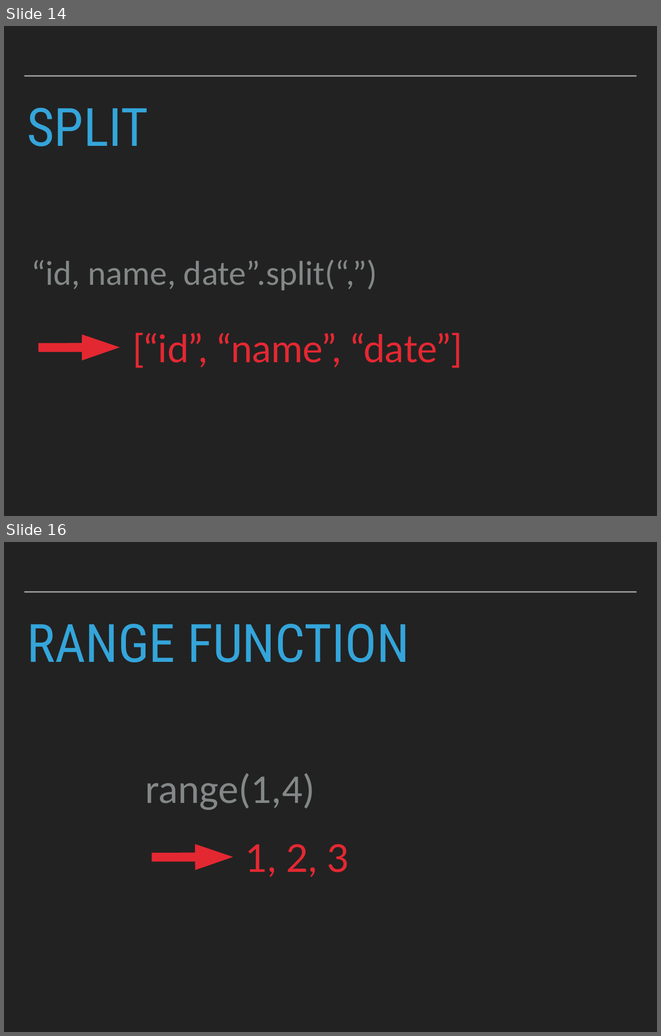
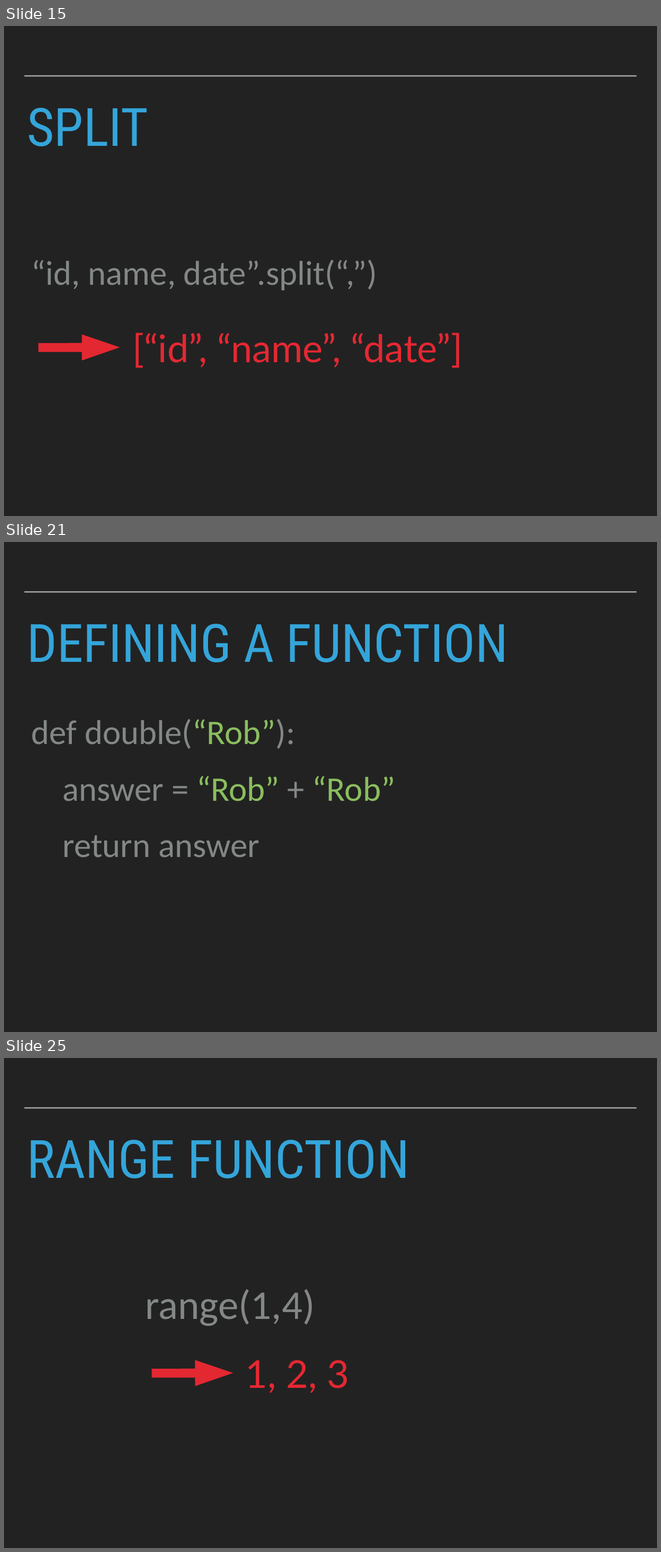
Before and after one commit to robcarrington/Week2_PythonForDataScience, a slide deck: Session3_Slides.pptx. Shown one above the other, each under a label of ours: slides 14 and 16 before the commit, slides 15, 21 and 25 after it; the slides between them are not shown. The pictures are 661x1036 and 661x1552 pixels, drawn with LibreOffice and Linux fonts; fonts in the diff are those of the drawing. Boxes give left, top, right and bottom in pixels: in the first picture for what was removed or moved away, otherwise in the second. Text is boxed around its words. In the diff, an @@ line names an element or a change of style, - is before the commit and + after.

```diff
--- a/Session3_Slides.pptx
+++ b/Session3_Slides.pptx
@@ slide 21 added at box(4, 542, 657, 1032), background #222222; not listed: 1 template element that a slide beside it also shows @@
@@ title added at box(27, 624, 508, 662), 82.8 pt, text #34A5DA @@
+DEFINING A FUNCTION
@@ text added at box(32, 719, 396, 857), 54 pt, text #838787 @@
+def double(“Rob”):
+answer = “Rob” + “Rob”
+return answer
@@ what was slide 14 is now slide 15 @@
@@ what was slide 16 is now slide 25 @@
```
Also in this commit, not shown: 5 slides changed, 14 other slides added, 6 slides removed, 3 other files.
